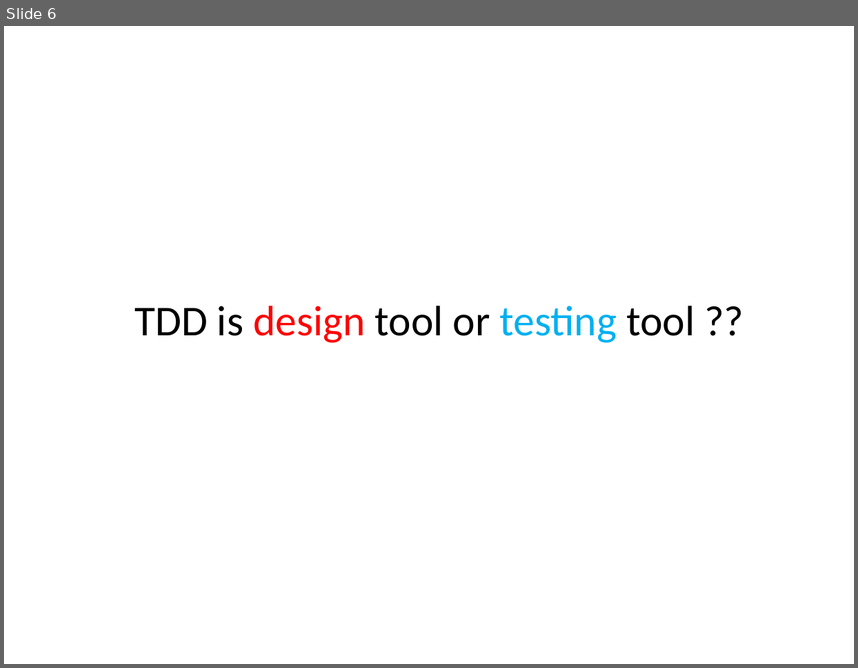
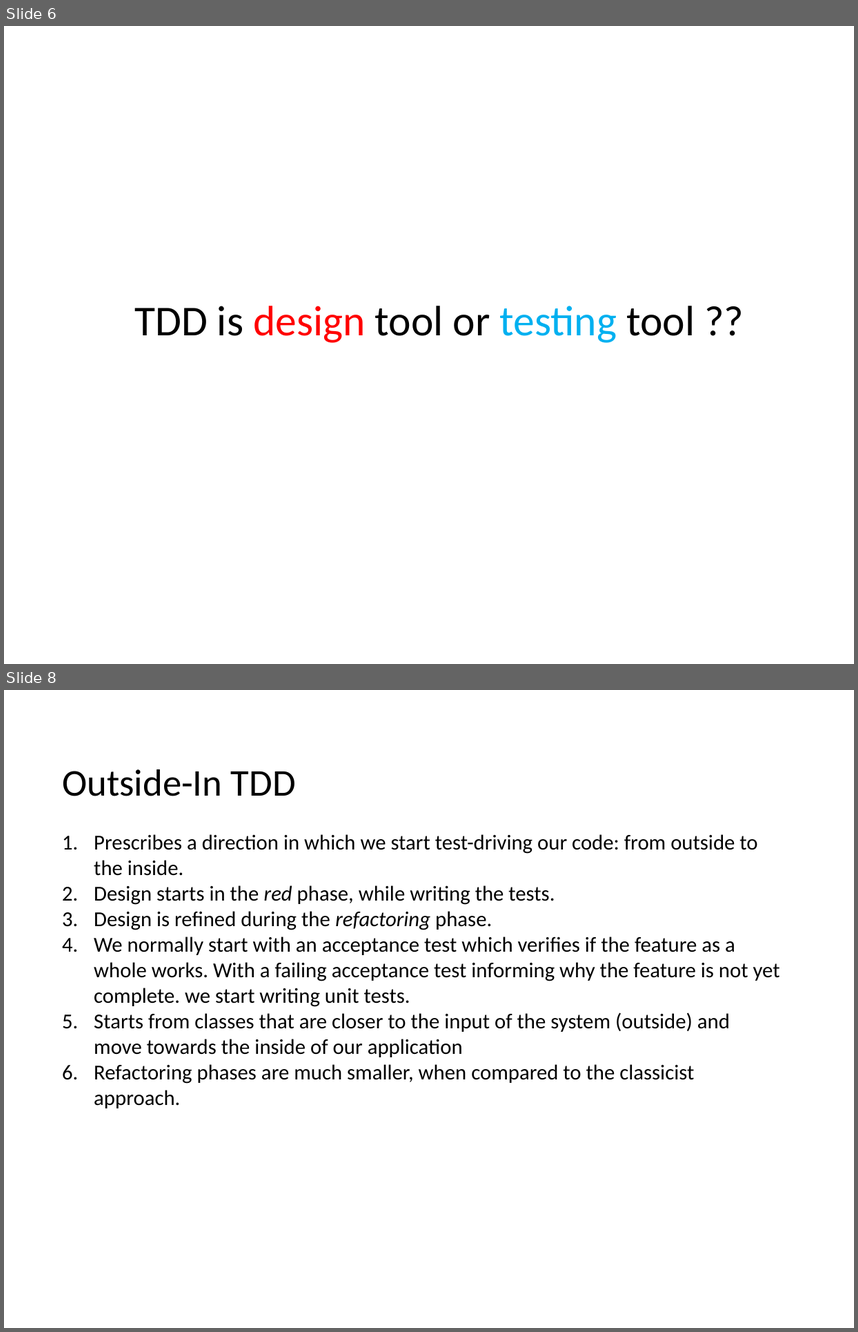
Before and after one commit to feedfood/TDD, a slide deck: Documents/TDD Hands-On 1 .pptx. Shown one above the other, each under a label of ours: slide 6 before the commit, slides 6 and 8 after it; the slides between them are not shown. The pictures are 858x668 and 858x1332 pixels, drawn with LibreOffice and Linux fonts; fonts in the diff are those of the drawing. Boxes give left, top, right and bottom in pixels: in the first picture for what was removed or moved away, otherwise in the second. Text is boxed around its words. In the diff, an @@ line names an element or a change of style, - is before the commit and + after.

```diff
--- a/Documents/TDD Hands-On 1 .pptx
+++ b/Documents/TDD Hands-On 1 .pptx
@@ slide 8 added at (x1=4, y1=690, x2=854, y2=1328), background #FFFFFF @@
@@ text added at (x1=62, y1=769, x2=780, y2=1108), 18 pt, text #000000 @@
+Outside-In TDD
+1. Prescribes a direction in which we start test-driving our code: from outside to the inside.
+2. Design starts in the red phase, while writing the tests.
+3. Design is refined during the refactoring phase.
+4. We normally start with an acceptance test which verifies if the feature as a whole works. With a failing acceptance test informing why the feature is not yet complete. we start writing unit tests.
+5. Starts from classes that are closer to the input of the system (outside) and move towards the inside of our application
+6. Refactoring phases are much smaller, when compared to the classicist approach.
```
Also in this commit, not shown: 1 slide changed, 4 other slides added, 1 slide removed.
